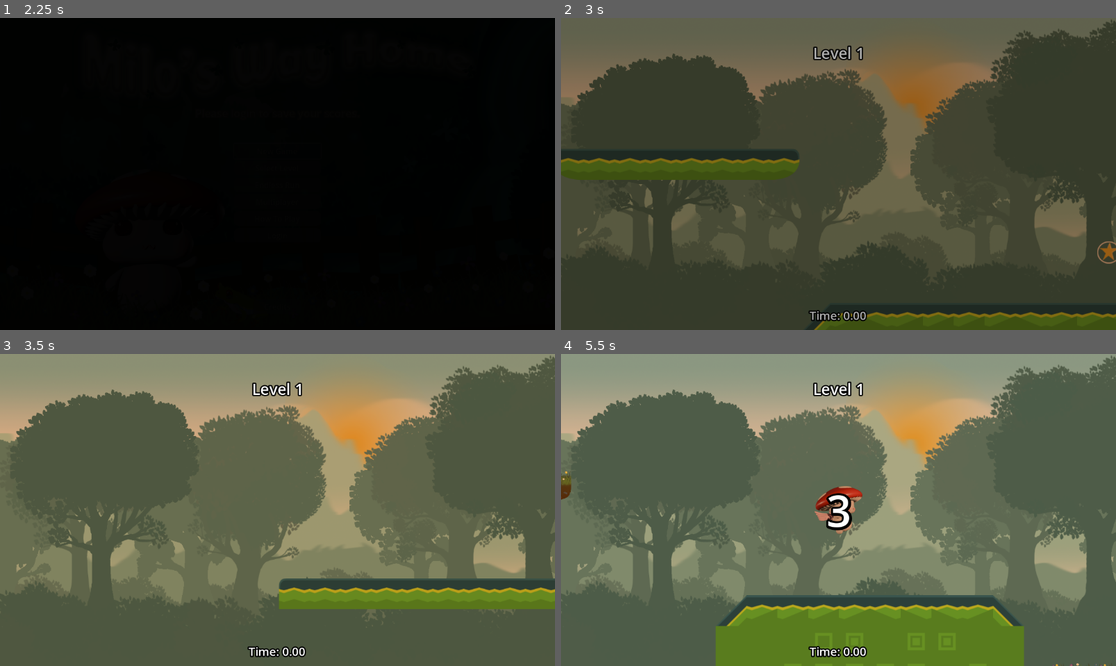
Above: before the commit, frames 1-4 (two rows, left to right).
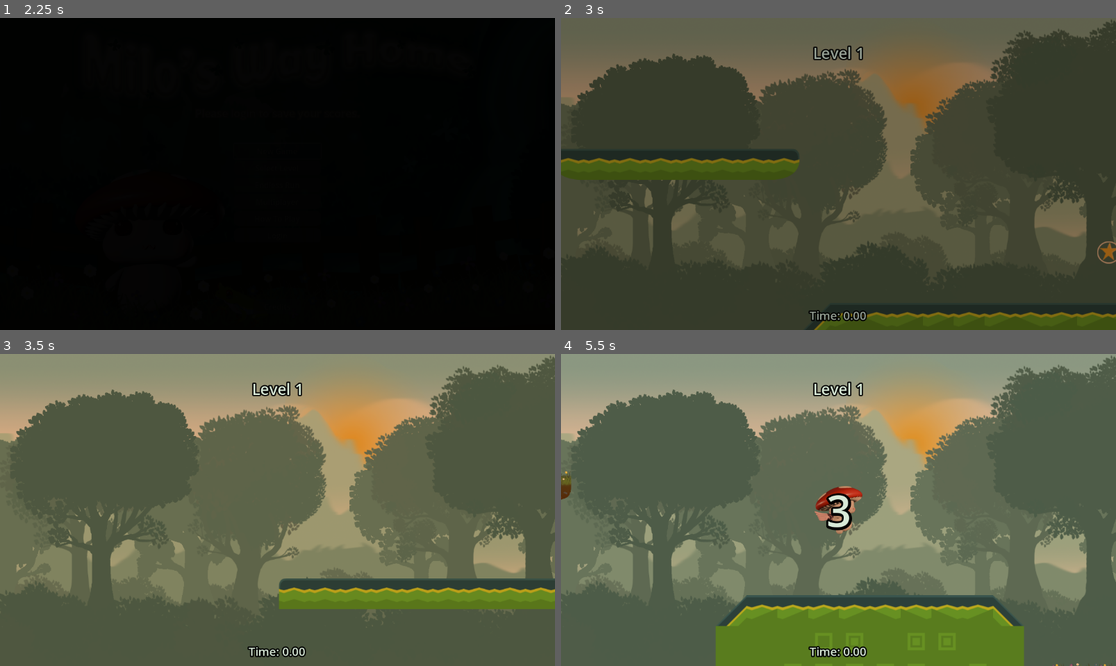
Above: after the commit, the same moments.

Repository: dustngroh/CapstoneProject
Game: Godot game, scene res://scenes/main/Game.tscn
The game is run twice, just before and just after one commit, with the same random seed, the same clock (stepped at 60 frames per second) and the same inputs.
Inputs:
- Up to frame 1 (2.25 s): click "Retry Level" at 0.5 s; click "New Game" at 1.25 s; click "New Game" at 2 s
- Up to frame 2 (3 s): hold Right (walk_right) from 2.78 s (still down)
- Up to frame 3 (3.5 s): keep holding Right (walk_right); tap Space (jump) at 3.02 s
- Up to frame 4 (5.5 s): tap Space (jump) at 3.77, 5.27 s; release Right (walk_right) at 4.28 s; hold Left (walk_left) 4.28-5.03 s; hold Right (walk_right) from 5.03 s (still down)

Frame 1 is identical in both runs. In frame 2, 0.1% of the frame differs, in the area x 44-55%, y 9-97%; in frame 3, 0.2%; in frame 4, 0.3%.

Commit message:
Update level UI font colors.

Diff:
--- a/run-game/scenes/common/ui/ui_manager.tscn
+++ b/run-game/scenes/common/ui/ui_manager.tscn
@@ -12,6 +12,7 @@
 
 [sub_resource type="LabelSettings" id="LabelSettings_n4h7j"]
 font_size = 24
+font_color = Color(0.851597, 0.917786, 0.84532, 1)
 outline_size = 10
 outline_color = Color(0, 0, 0, 1)
 shadow_size = 0
@@ -19,6 +20,7 @@
 
 [sub_resource type="LabelSettings" id="LabelSettings_vblm5"]
 font_size = 90
+font_color = Color(0.851597, 0.917786, 0.84532, 1)
 outline_size = 2
 outline_color = Color(0, 0, 0, 1)
 shadow_size = 20
@@ -26,11 +28,13 @@
 
 [sub_resource type="LabelSettings" id="LabelSettings_wibt8"]
 font_size = 32
+font_color = Color(0.851597, 0.917786, 0.84532, 1)
 outline_size = 10
 outline_color = Color(0, 0, 0, 1)
 
 [sub_resource type="LabelSettings" id="LabelSettings_v5j82"]
 font_size = 32
+font_color = Color(0.851597, 0.917786, 0.84532, 1)
 outline_size = 16
 outline_color = Color(0, 0, 0, 1)
 
Not shown, changed: docs/index.html
Not shown, changed: docs/index.pck
